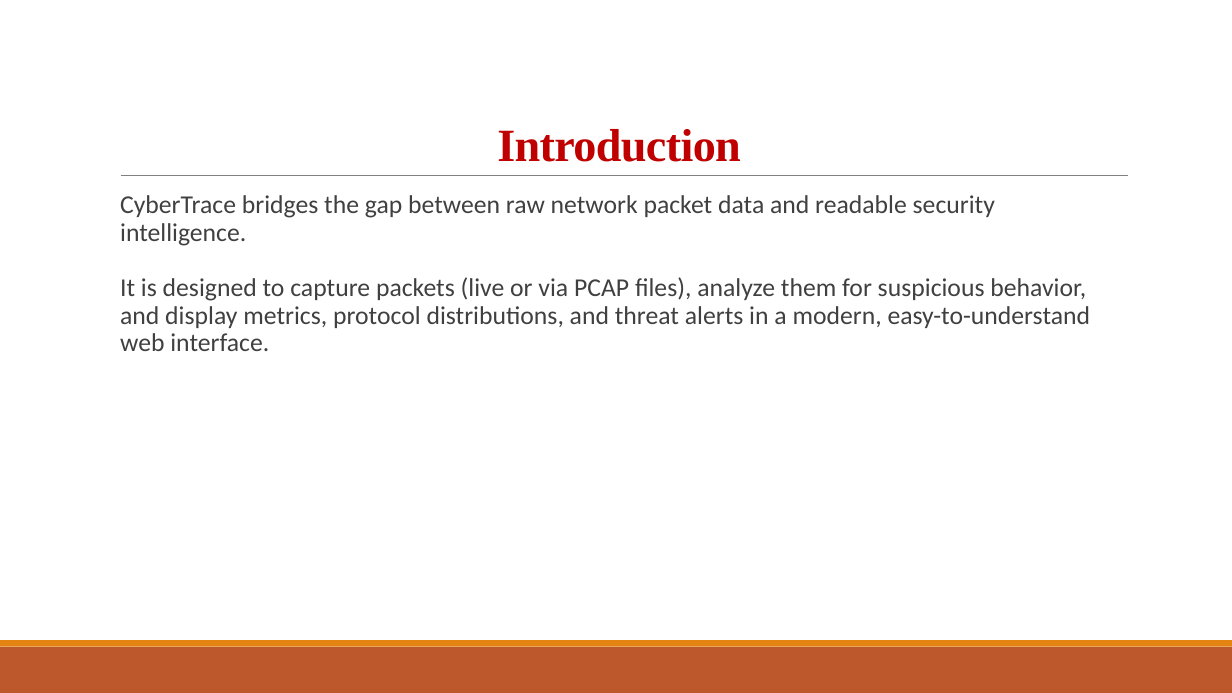
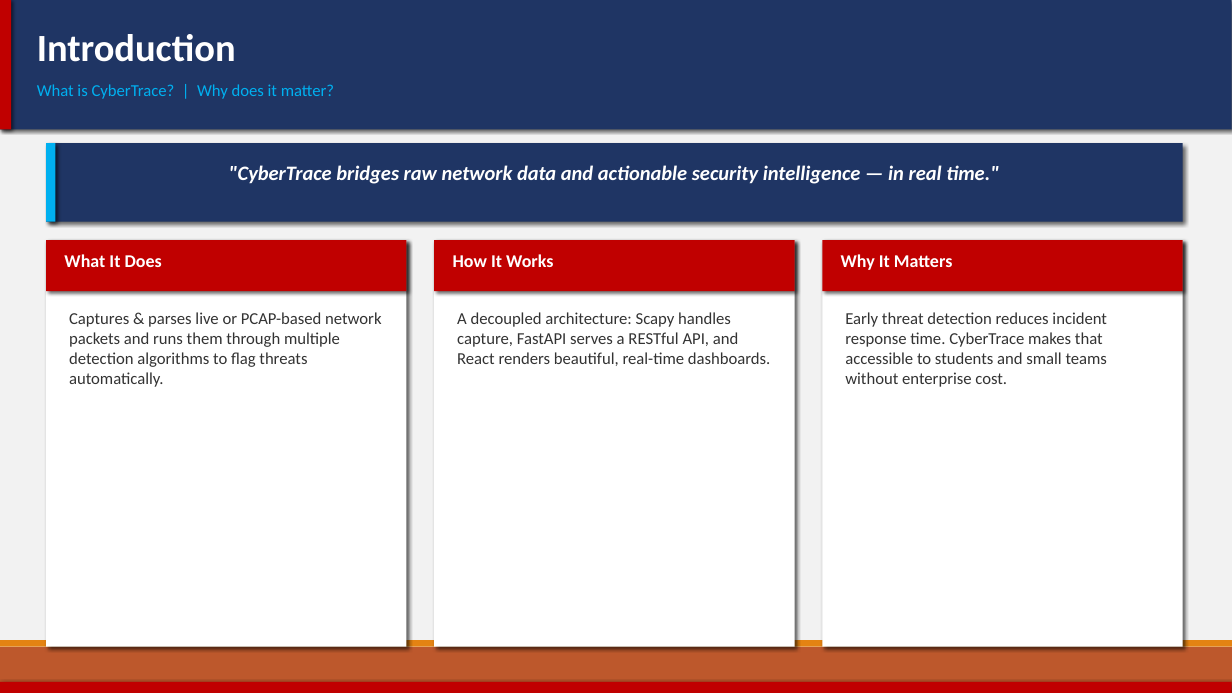
Before and after one commit to Priyanshi27G/CyberTrace, a slide deck: slide 4 of CyberTrace_Viva_Presentation.pptx. Drawn at 1232x693 pixels with LibreOffice and Linux fonts; fonts in the diff are those of the drawing. Boxes give left, top, right and bottom in pixels: in the first picture for what was removed or moved away, otherwise in the second. Text is boxed around its words. In the diff, an @@ line names an element or a change of style, - is before the commit and + after.

Commit message:
Major PPT redesign: proper layout, no overlap, rich visuals

```diff
--- a/CyberTrace_Viva_Presentation.pptx
+++ b/CyberTrace_Viva_Presentation.pptx
@@ background #FFFFFF to #F2F2F2 @@
@@ rectangle added at <box>0,0,1232,129</box>, fill #1F3564 @@
@@ rectangle added at <box>0,0,11,129</box>, fill #C00000 @@
@@ text "Introduction": place and size @@
-text "Introduction" at <box>497,129,741,162</box>
+text "Introduction" at <box>37,34,236,62</box>
@@ text "Introduction" at <box>37,34,236,62</box>: size 36 to 30 pt, font Times New Roman to Calibri, text colour #C00000 to #FFFFFF, letter spacing -0.5 to 0 pt; alignment centre to left; line spacing 0.85 to 1; vertical alignment bottom to top @@
@@ text added at <box>37,84,334,99</box>, 13 pt, text #00B0F0 @@
+What is CyberTrace? | Why does it matter?
@@ rectangle added at <box>46,143,1183,222</box>, fill #1F3564 @@
@@ rectangle added at <box>46,143,55,222</box>, fill #00B0F0 @@
@@ line removed from (121, 176) to (1128, 176) @@
@@ text added at <box>229,165,999,184</box>, 16 pt, text #FFFFFF, bold, italic @@
+"CyberTrace bridges raw network data and actionable security intelligence — in real time."
@@ text removed at <box>120,195,1091,351</box> @@
-  CyberTrace bridges the gap between raw network packet data and readable security intelligence.
-  It is designed to capture packets (live or via PCAP files), analyze them for suspicious behavior, and display metrics, protocol distributions, and threat alerts in a modern, easy-to-understand web interface.
@@ rectangle added at <box>46,240,407,647</box>, fill #FFFFFF @@
@@ rectangle added at <box>46,240,407,291</box>, fill #C00000 @@
@@ text added at <box>64,254,162,267</box>, 14 pt, text #FFFFFF, bold @@
+What It Does
@@ rectangle added at <box>434,240,795,647</box>, fill #FFFFFF @@
@@ rectangle added at <box>434,240,795,291</box>, fill #C00000 @@
@@ text added at <box>453,254,553,267</box>, 14 pt, text #FFFFFF, bold @@
+How It Works
@@ rectangle added at <box>823,240,1183,647</box>, fill #FFFFFF @@
@@ rectangle added at <box>823,240,1183,291</box>, fill #C00000 @@
@@ text added at <box>841,254,952,270</box>, 14 pt, text #FFFFFF, bold @@
+Why It Matters
@@ text added at <box>69,312,381,387</box>, 13 pt, text #333333 @@
+Captures & parses live or PCAP-based network packets and runs them through multiple detection algorithms to flag threats automatically.
@@ text added at <box>457,312,771,366</box>, 13 pt, text #333333 @@
+A decoupled architecture: Scapy handles capture, FastAPI serves a RESTful API, and React renders beautiful, real-time dashboards.
@@ text added at <box>845,312,1107,387</box>, 13 pt, text #333333 @@
+Early threat detection reduces incident response time. CyberTrace makes that accessible to students and small teams without enterprise cost.
@@ rectangle added at <box>0,682,1232,693</box>, fill #C00000 @@
```
Also in this commit, not shown: 8 other slides changed, 1 other file.
